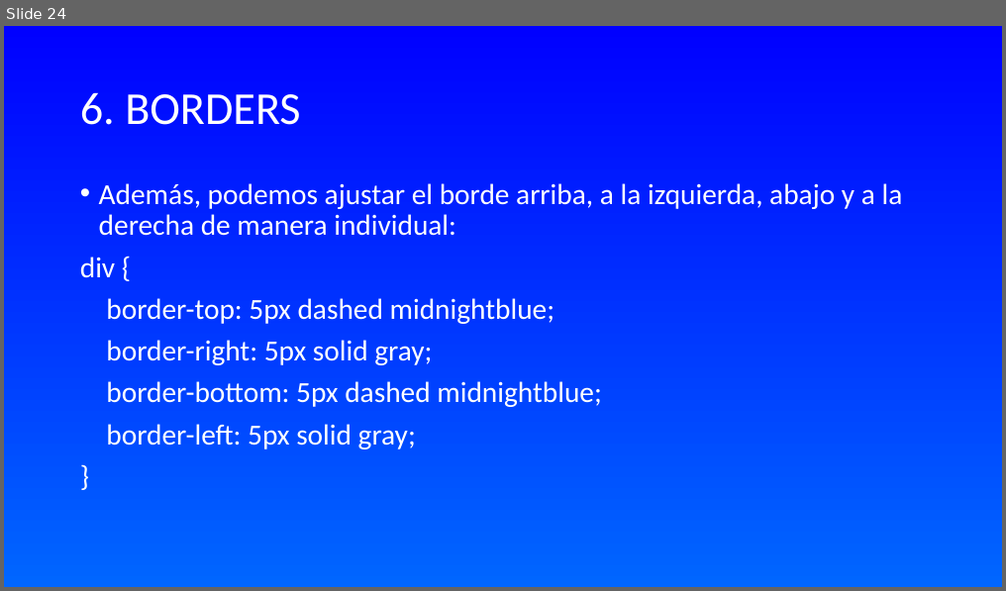
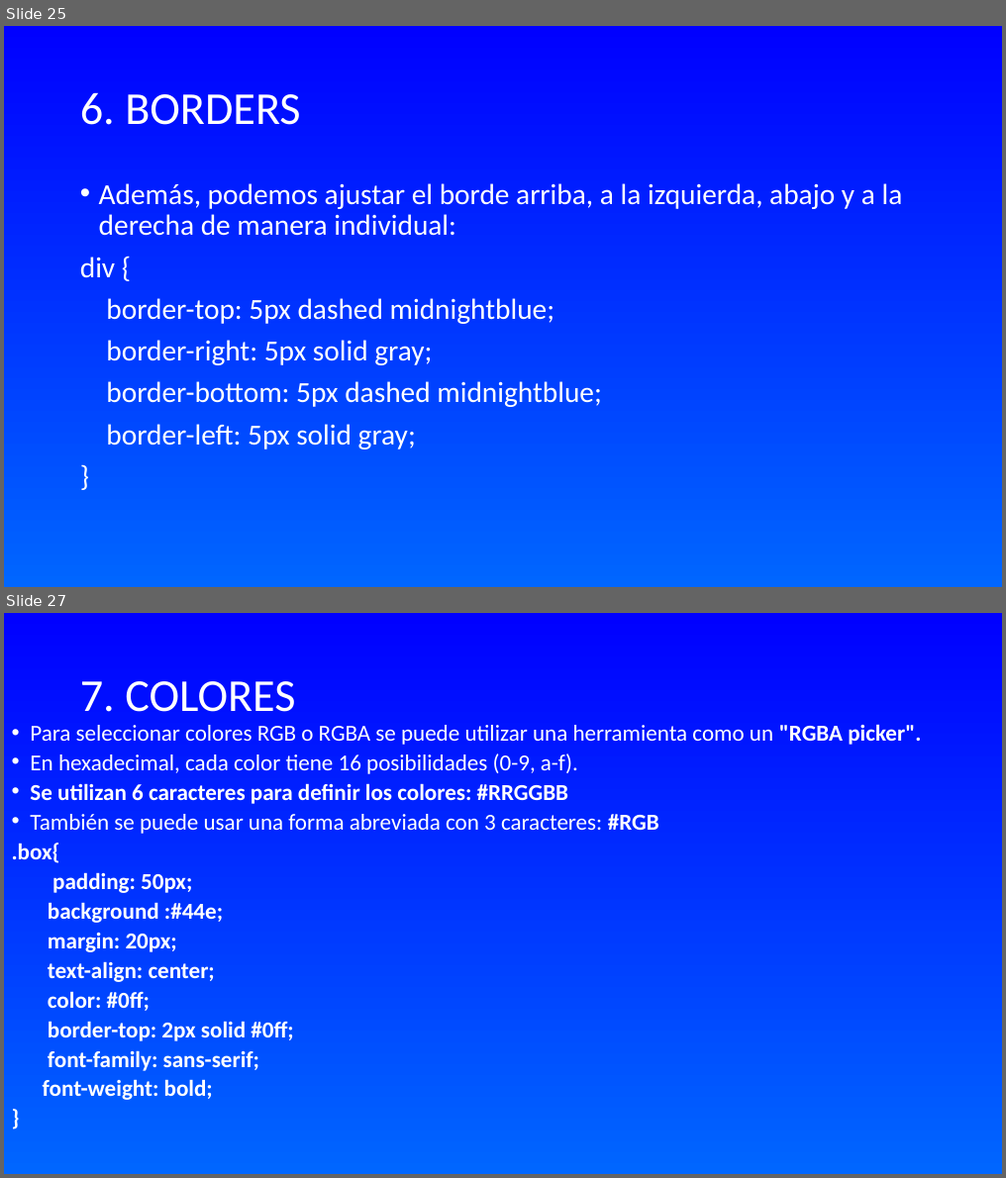
Before and after one commit to WalterDeRacagua/Curso-de-HTML-y-CSS, a slide deck: CSS/TEORÍA/INTRODUCCIÓN A CSS.odp. Shown one above the other, each under a label of ours: slide 24 before the commit, slides 25 and 27 after it; the slides between them are not shown. The pictures are 1006x591 and 1006x1178 pixels, drawn with LibreOffice and Linux fonts; fonts in the diff are those of the drawing. Boxes give left, top, right and bottom in pixels: in the first picture for what was removed or moved away, otherwise in the second. Text is boxed around its words. In the diff, an @@ line names an element or a change of style, - is before the commit and + after.

```diff
--- a/CSS/TEORÍA/INTRODUCCIÓN A CSS.odp
+++ b/CSS/TEORÍA/INTRODUCCIÓN A CSS.odp
@@ slide 27 added at box(4, 613, 1002, 1174), background gradient #0000FF to #0066FF @@
@@ title added at box(80, 681, 295, 712), 44 pt, text #FFFFFF @@
+7. COLORES
@@ text added at box(12, 724, 921, 1100), 22 pt, text #FFFFFF, bold @@
+• Para seleccionar colores RGB o RGBA se puede utilizar una herramienta como un "RGBA picker".
+• En hexadecimal, cada color tiene 16 posibilidades (0-9, a-f).
+• Se utilizan 6 caracteres para definir los colores: #RRGGBB
+• También se puede usar una forma abreviada con 3 caracteres: #RGB
+.box{
+padding: 50px;
+background :#44e;
+margin: 20px;
+text-align: center;
+color: #0ff;
+border-top: 2px solid #0ff;
+font-family: sans-serif;
+font-weight: bold;
+}
@@ what was slide 24 is now slide 25 @@
```
Also in this commit, not shown: 1 slide changed, 10 other slides added, 4 other files.
